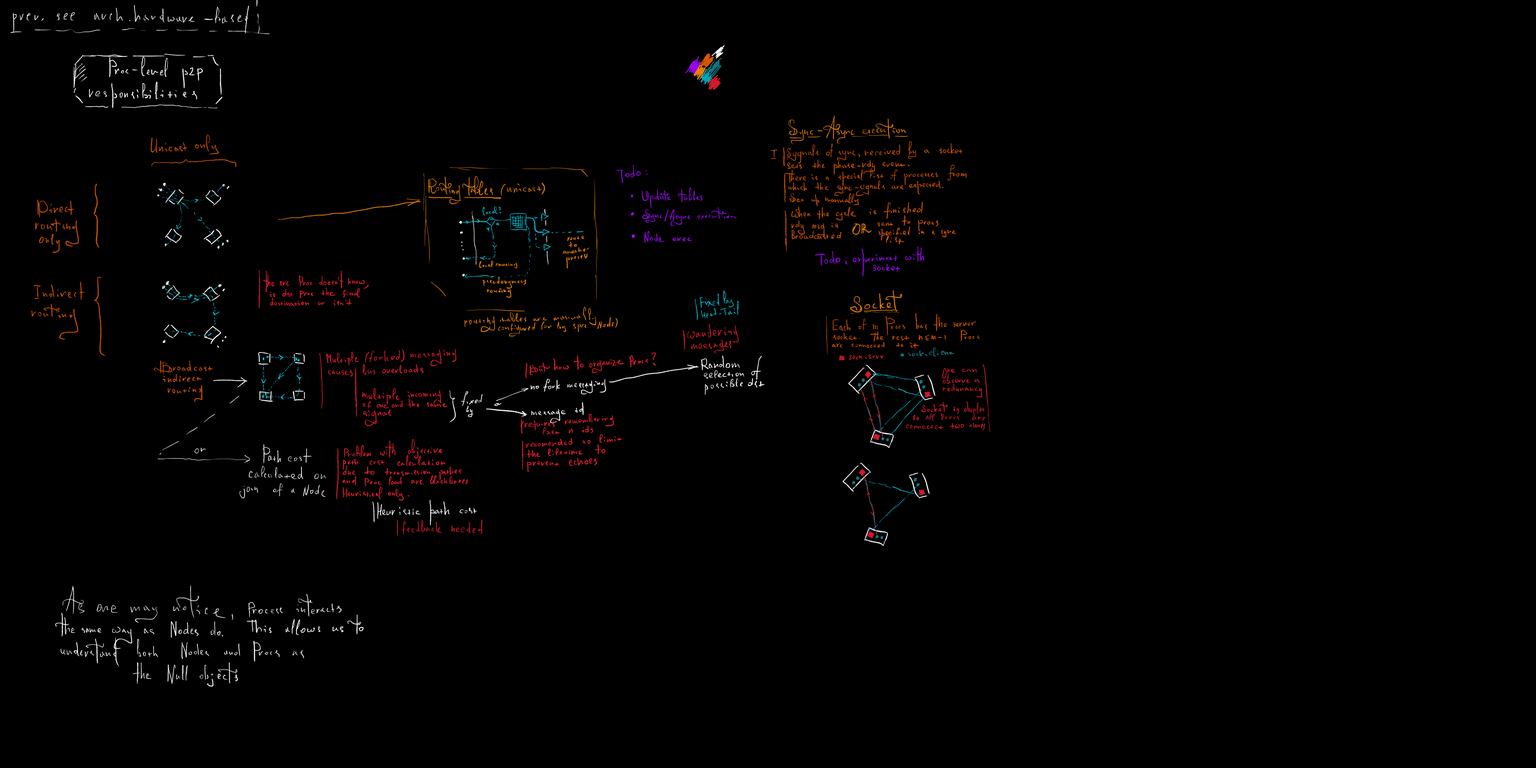
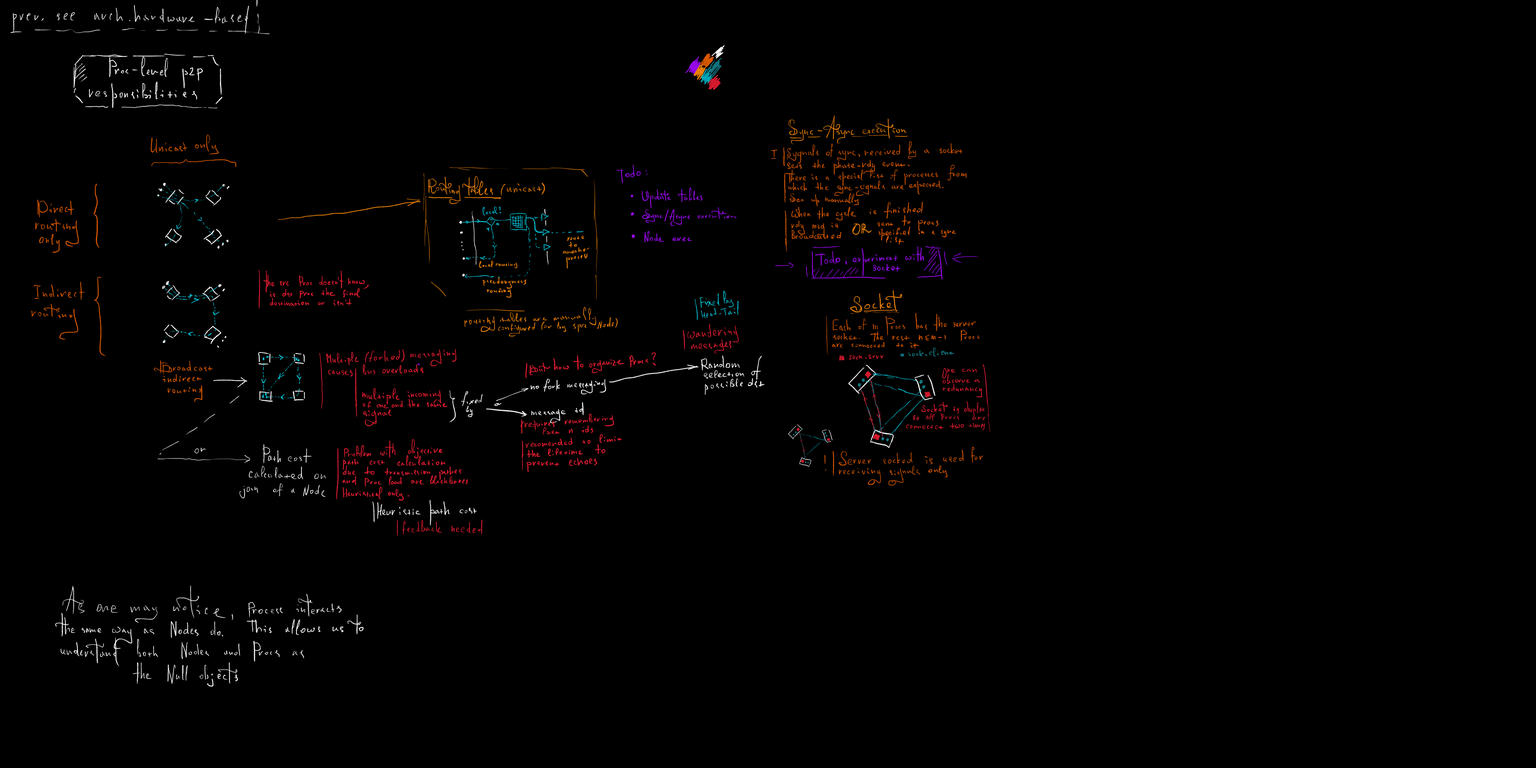
Layer changes from the first 1536x768 image to the second:
painted on "Paint Layer 7 (вставлено)" over [417, 245, 984, 547]
painted on "Paint Layer 6" over [774, 245, 984, 467]
painted on "Paint Layer 3" over [417, 264, 787, 366]
painted on "Paint Layer 1" over [417, 264, 787, 366]
painted on "Paint Layer 2" over [417, 245, 984, 547]
painted on "Paint Layer 5" over [417, 245, 984, 547]
